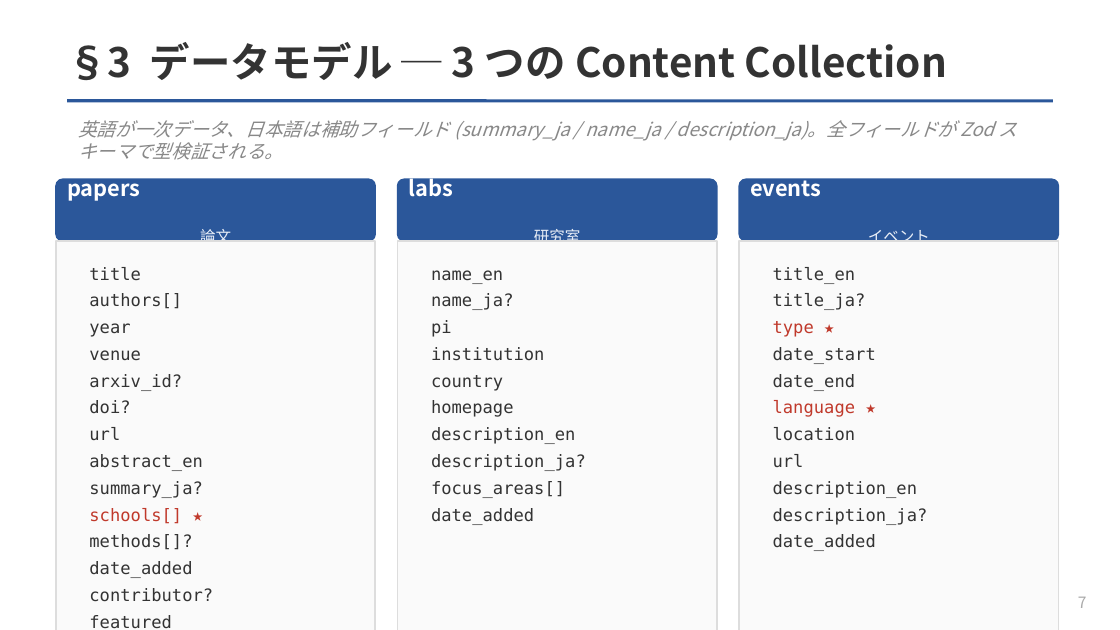
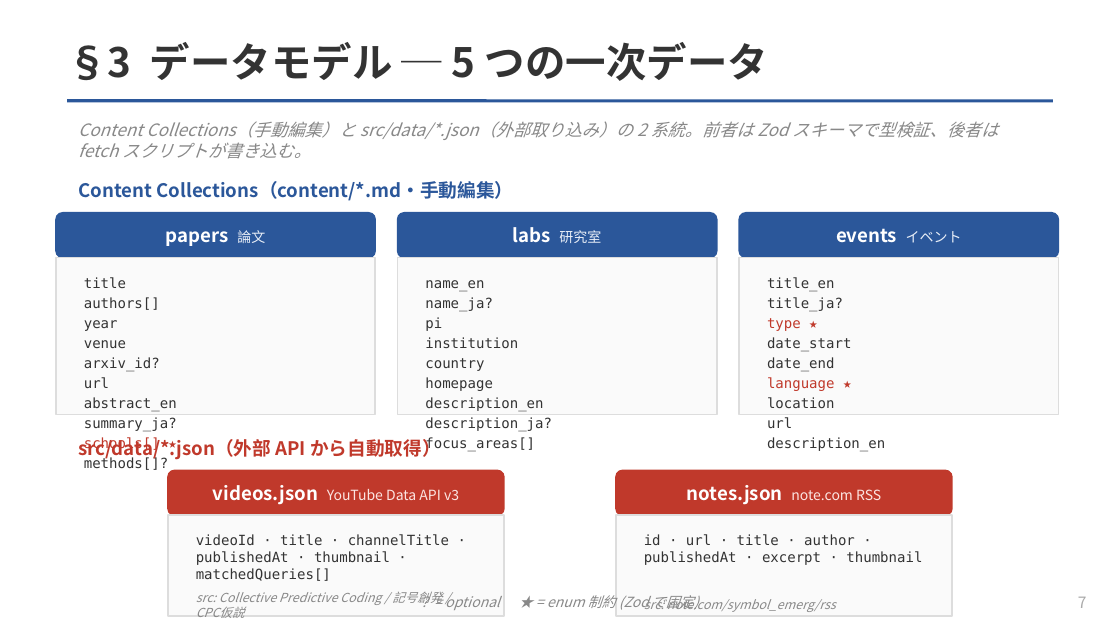
Before and after one commit to Taiyou/cpc-hub, a slide deck: slide 7 of slides/CPC-Hub-構成設計.pptx. Drawn at 1120x630 pixels with LibreOffice and Linux fonts; fonts in the diff are those of the drawing. Boxes give left, top, right and bottom in pixels: in the first picture for what was removed or moved away, otherwise in the second. Text is boxed around its words. In the diff, an @@ line names an element or a change of style, - is before the commit and + after.

```diff
--- a/slides/CPC-Hub-構成設計.pptx
+++ b/slides/CPC-Hub-構成設計.pptx
@@ text at <box>67,42,768,81</box>: text changed @@
-§3 データモデル ─ 3 つの Content Collection
+§3 データモデル ─ 5 つの一次データ
@@ text at <box>78,121,998,159</box>: text changed; size 12 to 11 pt @@
-英語が一次データ、日本語は補助フィールド (summary_ja / name_ja / description_ja)。全フィールドが Zod スキーマで型検証される。
+Content Collections（手動編集）と src/data/*.json（外部取り込み）の 2 系統。前者は Zod スキーマで型検証、後者は fetch スクリプトが書き込む。
@@ text added at <box>78,181,513,201</box>, 12 pt, text #2B579A, bold @@
+Content Collections（content/*.md・手動編集）
@@ rounded rectangle: place and size @@
-rounded rectangle at <box>56,179,375,241</box>
+rounded rectangle at <box>56,213,375,258</box>
@@ text at <box>166,230,265,246</box>: text changed; size 14 to 12 pt @@
-papers
-論文
+papers 論文
@@ rounded rectangle: place and size @@
-rounded rectangle at <box>398,179,717,241</box>
+rounded rectangle at <box>398,213,717,258</box>
@@ text at <box>513,227,601,243</box>: text changed; size 14 to 12 pt @@
-labs
-研究室
+labs 研究室
@@ proportions changed in 3 elements at <box>56,213,375,258</box>, <box>398,213,717,258</box>, <box>739,213,1058,258</box> @@
@@ rounded rectangle: place and size @@
-rounded rectangle at <box>739,179,1058,241</box>
+rounded rectangle at <box>739,213,1058,258</box>
@@ text at <box>836,228,962,243</box>: text changed; size 14 to 12 pt @@
-events
-イベント
+events イベント
@@ rectangle: place and size @@
-rectangle at <box>56,241,375,630</box>
+rectangle at <box>56,258,375,414</box>
@@ size 11 to 9 pt; less space between paragraphs in 3 elements at <box>425,280,552,451</box>, <box>767,277,885,451</box>, <box>84,277,177,470</box> @@
@@ text "title": place and size @@
-text "title" at <box>89,267,213,629</box>
+text "title" at <box>84,277,177,470</box>
@@ rectangle: place and size @@
-rectangle at <box>398,241,717,630</box>
+rectangle at <box>398,258,717,414</box>
@@ text "name_en": place and size @@
-text "name_en" at <box>431,270,586,525</box>
+text "name_en" at <box>425,280,552,451</box>
@@ rectangle: place and size @@
-rectangle at <box>739,241,1058,630</box>
+rectangle at <box>739,258,1058,414</box>
@@ text "title_en": place and size @@
-text "title_en" at <box>773,267,928,551</box>
+text "title_en" at <box>767,277,885,451</box>
@@ text at <box>89,400,130,414</box>: paragraph removed @@
-doi?
@@ text added at <box>78,437,441,461</box>, 12 pt, text #C0392B, bold @@
+src/data/*.json（外部 API から自動取得）
@@ rounded rectangle added at <box>168,470,504,515</box>, fill #C0392B, outline #C0392B 1 pt @@
@@ rounded rectangle added at <box>616,470,952,515</box>, fill #C0392B, outline #C0392B 1 pt @@
@@ text added at <box>213,485,459,505</box>, 9 pt, text #FCE5E2 @@
+videos.json YouTube Data API v3
@@ text at <box>431,508,534,525</box>: paragraph removed @@
-date_added
@@ text added at <box>687,485,881,505</box>, 9 pt, text #FCE5E2 @@
+notes.json note.com RSS
@@ text at <box>773,508,928,551</box>: paragraphs removed @@
-description_ja?
-date_added
@@ rectangle added at <box>168,515,504,616</box>, fill #FAFAFA, outline #DDDDDD 1 pt @@
@@ text added at <box>196,534,449,581</box>, 9 pt, text #333333 @@
+videoId · title · channelTitle · publishedAt · thumbnail · matchedQueries[]
@@ rectangle added at <box>616,515,952,616</box>, fill #FAFAFA, outline #DDDDDD 1 pt @@
@@ text added at <box>644,534,922,565</box>, 9 pt, text #333333 @@
+id · url · title · author · publishedAt · excerpt · thumbnail
@@ text at <box>89,561,213,629</box>: paragraphs removed @@
-date_added
-contributor?
-featured
@@ text added at <box>196,592,442,618</box>, 8 pt, text #888888, italic @@
+src: Collective Predictive Coding / 記号創発 / CPC仮説
@@ text added at <box>445,592,699,610</box>, 9 pt, text #888888, italic @@
+? = optional ★ = enum 制約 (Zod で固定)
@@ text added at <box>644,595,836,612</box>, 8 pt, text #888888, italic @@
+src: note.com/symbol_emerg/rss
```
Also in this commit, not shown: 12 other slides changed, 4 other files.
